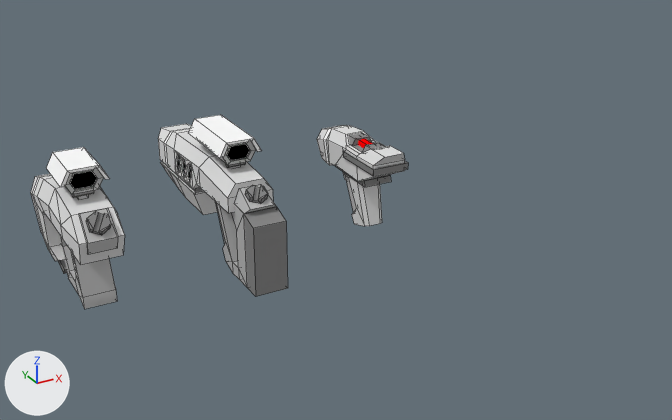
The Blender file src/resources/weapons.blend, before and after one commit.
One viewpoint serves both versions: a camera (50 mm lens) standing at (-4.16, -4.3, 2.64) and looking at (-1.4, 0.73, 0.13). The lights are fixed; the arrows at lower left show +X, +Y and +Z. Mesh edges are drawn as thin lines. The same objects are shown in both versions, whatever each file hides.

Objects in the first picture: 'laser pistol', 'laser rifle', 'laser smg'.
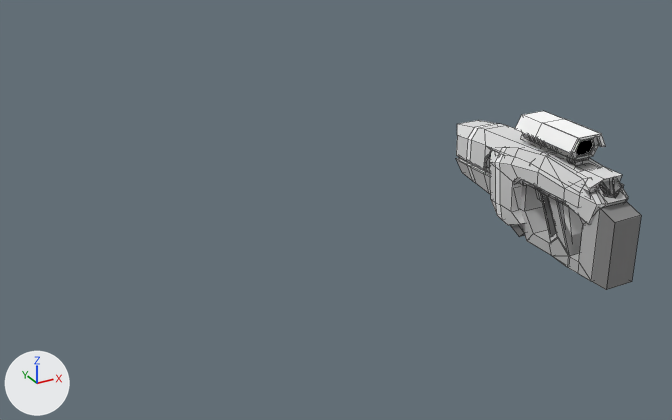
Boxes (x1, y1, x2, y2) around the edits, measured in the pictures (672 x 420 px):
```json
{"object": "laser rifle", "change": "moved", "before": [158, 115, 288, 296], "after": [456, 111, 641, 290]}
{"object": "laser smg", "change": "moved", "before": [31, 147, 125, 309], "after": [485, 119, 628, 255]}
{"object": "laser pistol", "change": "moved", "before": [317, 125, 408, 226], "after": [521, 163, 624, 241]}
```

The change, as JSON lines over the scene's bpy script:
```json
{"op": "set", "path": "ob_laser_smg.location", "old": "(-3.0, 1.0, 0.0)", "new": "(0.0, 0.0, 0.0)"}
{"op": "set", "path": "ob_laser_rifle.location", "old": "(-2.0, 1.0, 0.0)", "new": "(0.0, 0.0, 0.0)"}
{"op": "set", "path": "ob_laser_pistol.location", "old": "(-1.0, 1.0, 0.0)", "new": "(0.0, 0.0, 0.0)"}
```
